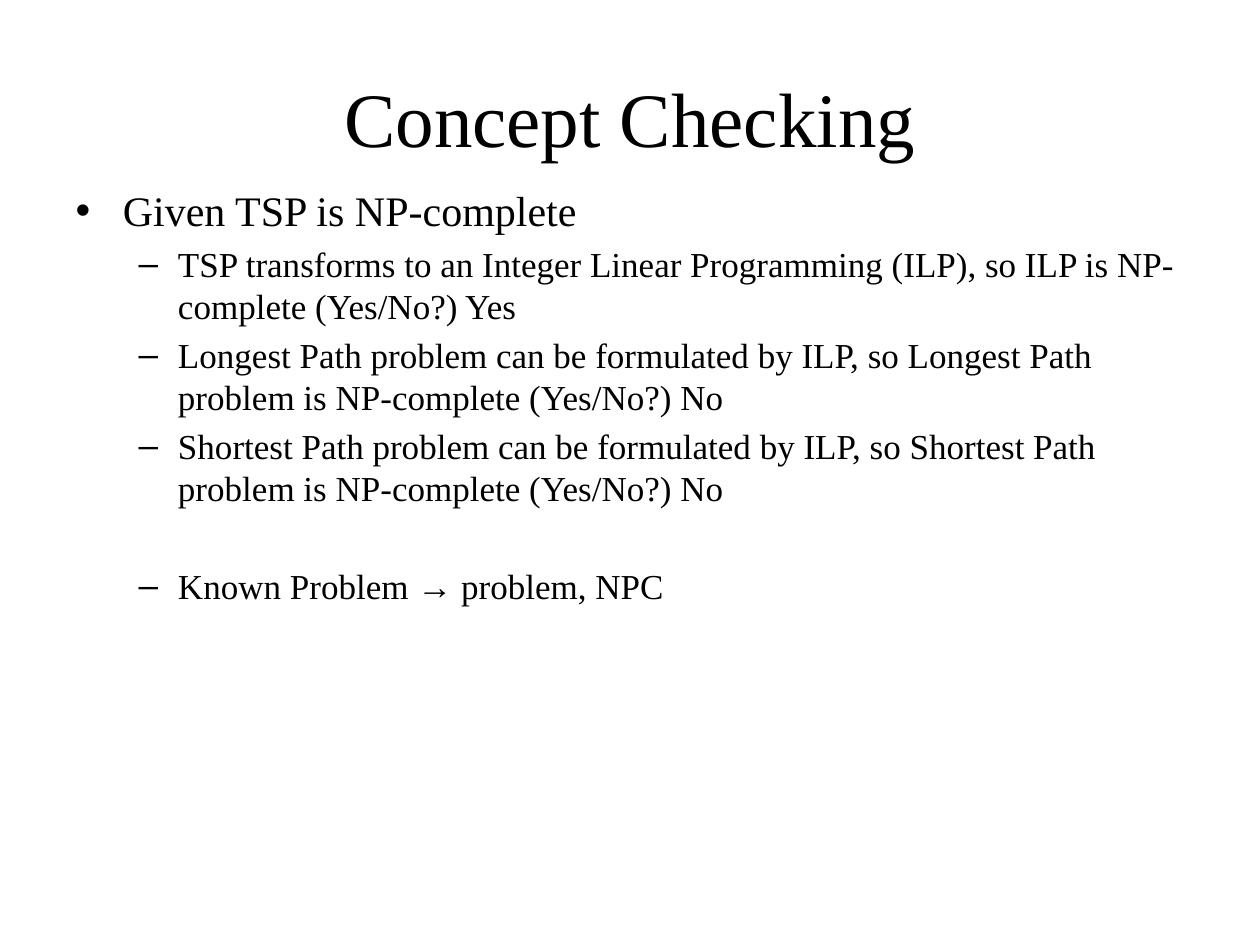
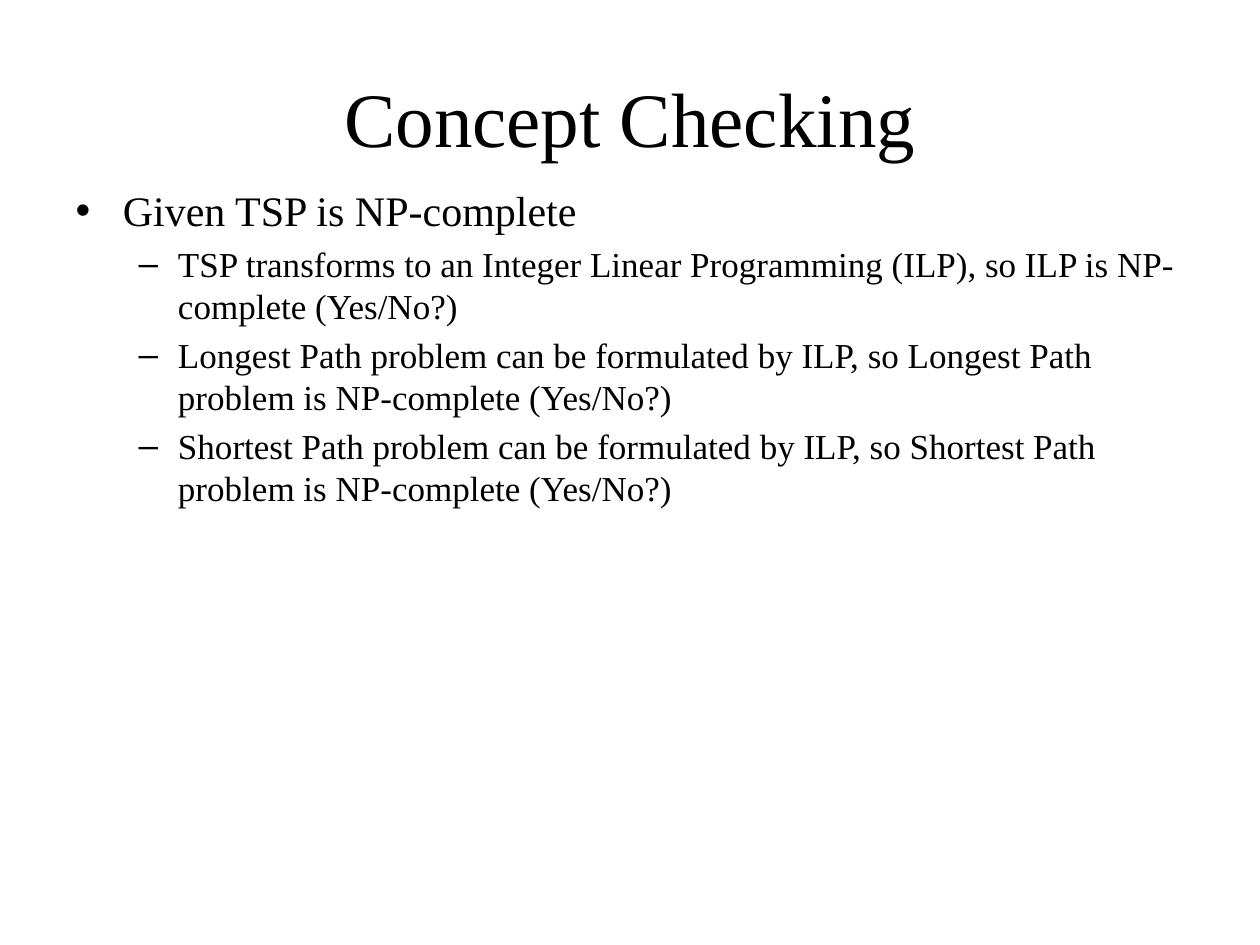
Before and after one commit to KaizynX/MySmallProjects, a slide deck: slide 7 of IEDA5230/PPT/5230_Lecture_9_2023.pptx. Drawn at 1260x945 pixels with LibreOffice and Linux fonts; fonts in the diff are those of the drawing. Boxes give left, top, right and bottom in pixels: in the first picture for what was removed or moved away, otherwise in the second. Text is boxed around its words. In the diff, an @@ line names an element or a change of style, - is before the commit and + after.

```diff
--- a/IEDA5230/PPT/5230_Lecture_9_2023.pptx
+++ b/IEDA5230/PPT/5230_Lecture_9_2023.pptx
@@ text at (178,252,1173,508): text changed @@
-  – TSP transforms to an Integer Linear Programming (ILP), so ILP is NP-complete (Yes/No?) Yes
-  – Longest Path problem can be formulated by ILP, so Longest Path problem is NP-complete (Yes/No?) No
-  – Shortest Path problem can be formulated by ILP, so Shortest Path problem is NP-complete (Yes/No?) No
-  – Known Problem → problem, NPC
+  – TSP transforms to an Integer Linear Programming (ILP), so ILP is NP-complete (Yes/No?)
+  – Longest Path problem can be formulated by ILP, so Longest Path problem is NP-complete (Yes/No?)
+  – Shortest Path problem can be formulated by ILP, so Shortest Path problem is NP-complete (Yes/No?)
```
Also in this commit, not shown: 2 other slides changed.
